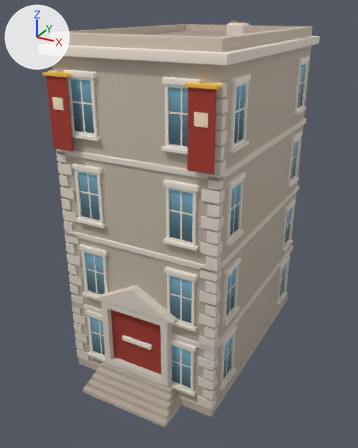
A saved change to the glTF model newcity/art/kit/tremont_e4.glb.
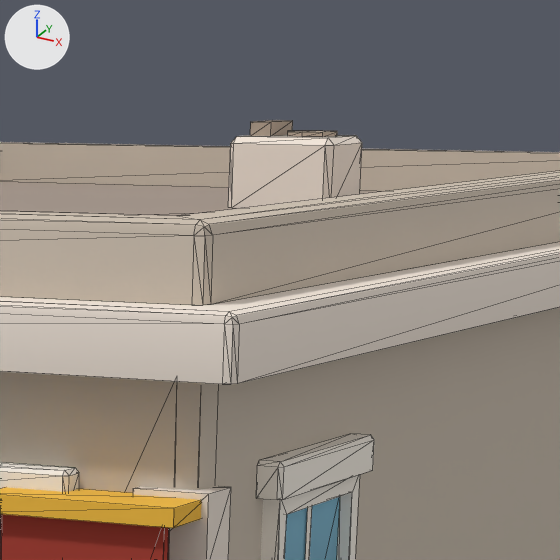
Old and new are each drawn whole from a camera (50 mm lens) standing at (12.1, -24.0, 19.2) and looking at (-0.2, -1.5, 7.9) and again close up on the part from 52% to 79% of the width and 0% to 21% of the height. The axes (+X, +Y, +Z) are drawn at upper left. The lights are the same throughout. The older version's two pictures come first. The close-ups show mesh edges as thin lines. Vertices at exactly the same position are counted once.

The first close-up shows 'tremont_e4'.
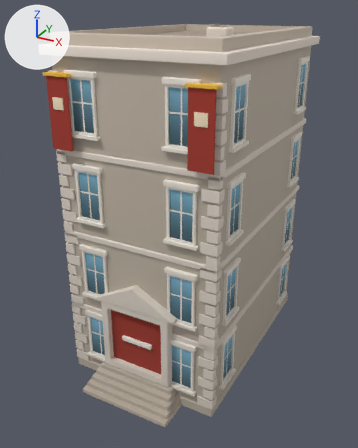
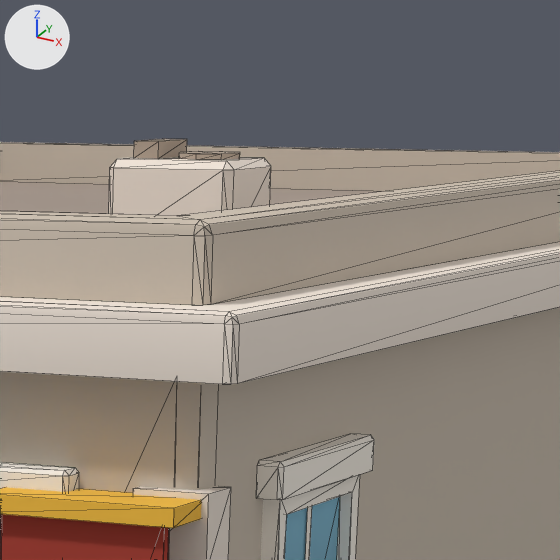
What differs and where, as boxes [x1, y1, x2, y2] in the close-ups (560 x 560 px; the box of a moved part takes in the faces that stretch with it):
'tremont_e4', reshaped
    before: [0, 120, 560, 560]
    after: [0, 139, 560, 560]
part 1 of me_tremont_e4, moved or reshaped
    before: [288, 131, 337, 137]
    after: [179, 151, 240, 160]
part 2 of me_tremont_e4, moved or reshaped
    before: [228, 135, 362, 208]
    after: [109, 157, 271, 216]
part 3 of me_tremont_e4, moved or reshaped
    before: [250, 120, 293, 136]
    after: [134, 139, 187, 159]

Edits to the bpy script that builds the scene:
```text
Change me_tremont_e4:
    where me_tremont_e4.from_pydata(...)  # 2118 vertices, 3066 faces; spans x -4.6..4.6, y -8.1..6.6, z 0.0..18.5
    used by ob_tremont_e4; location = (0.0, 0.0, 0.0)
    me_tremont_e4 part 1: the loose piece of 16 vertices spanning x 1.0..1.5, y 2.4..2.8, z 18.3..18.4 is moved by (1.3, -5.2, 0.0)
    me_tremont_e4 part 2: the loose piece of 20 vertices spanning x 0.6..1.6, y 2.2..3.0, z 17.7..18.3 is moved by (1.3, -5.2, 0.0)
    me_tremont_e4 part 3: the loose piece of 8 vertices spanning x 0.8..1.0, y 2.4..2.9, z 18.3..18.5 is moved by (1.3, -5.2, 0.0)
```
